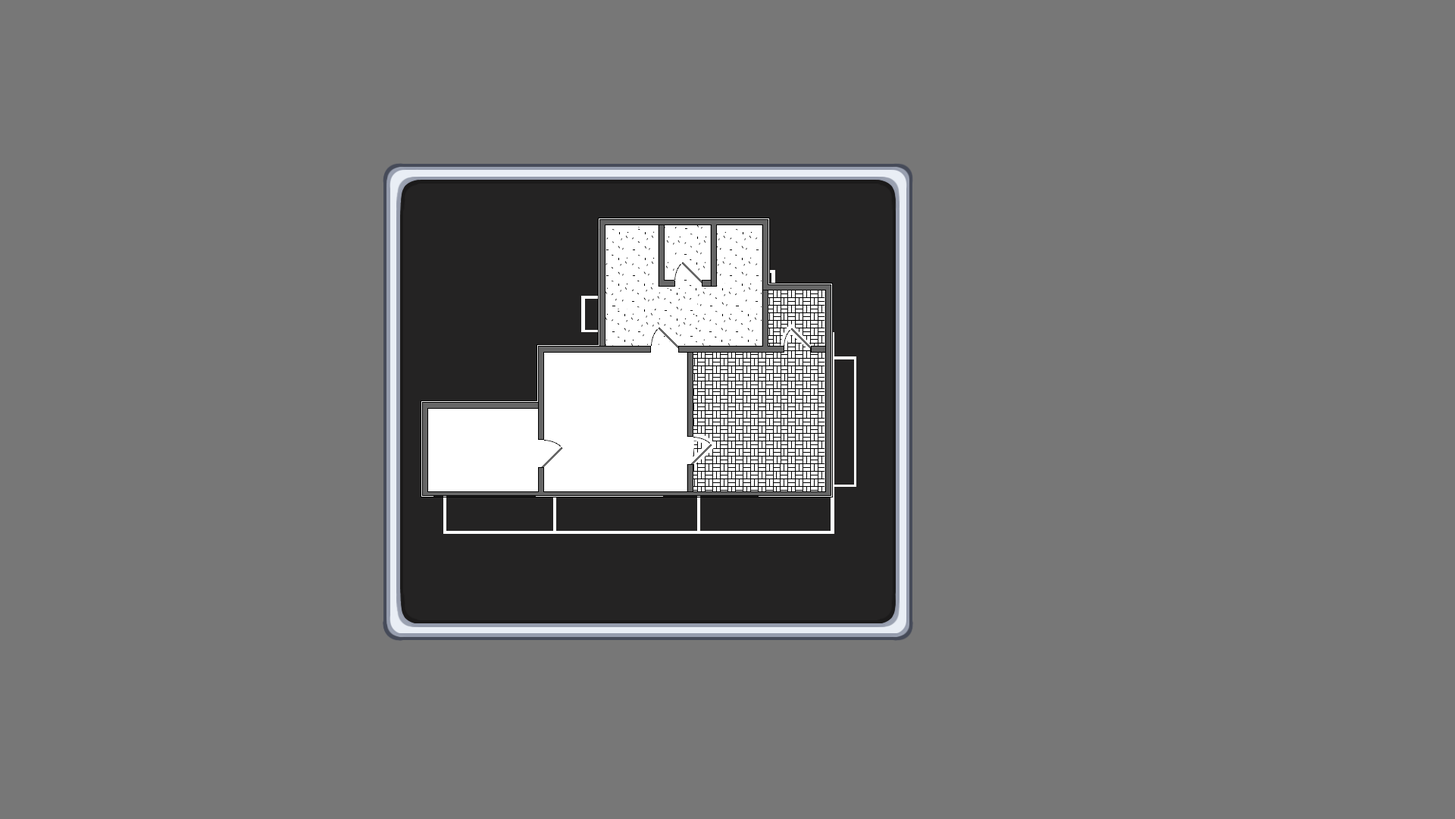
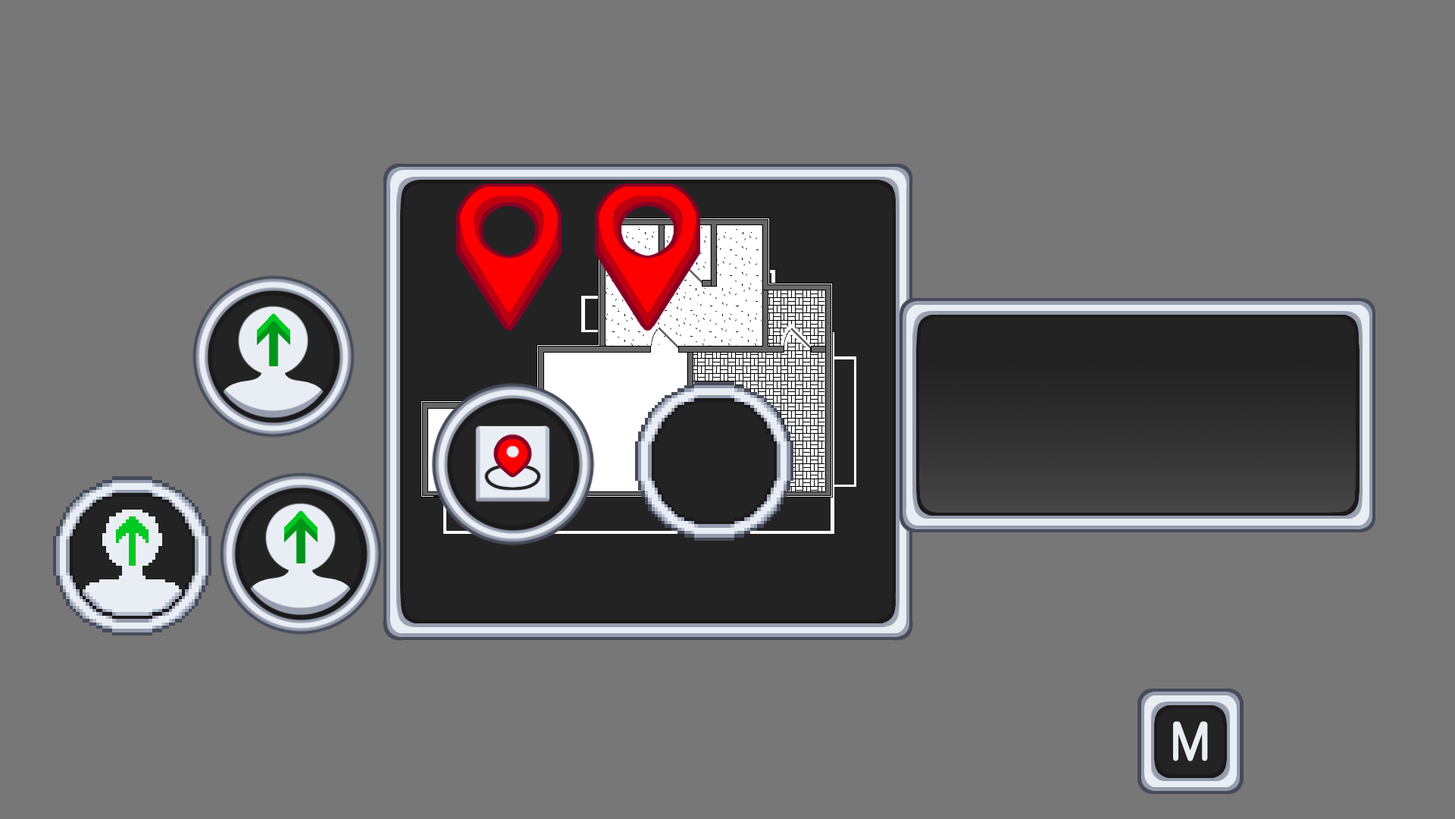
Comparing the layer stacks of the two 1455×819 images. Changes:
showed group "Group 11" (63 layers) over [53, 183, 1377, 795]
added layer "finished goalbox copy" in group "goalbox" over [898, 297, 1377, 533]
